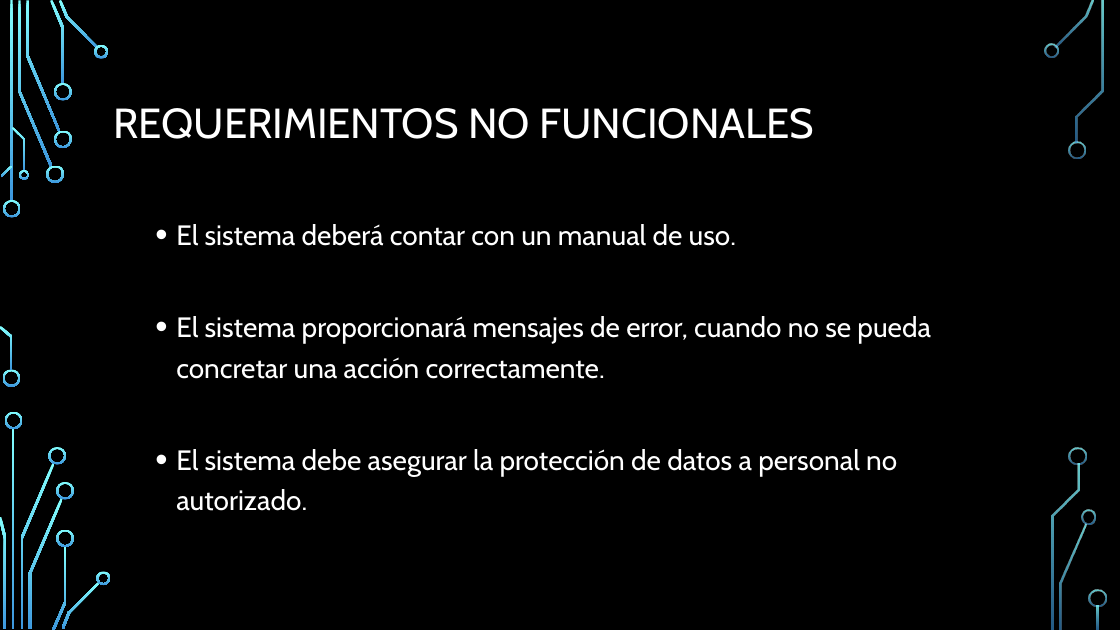
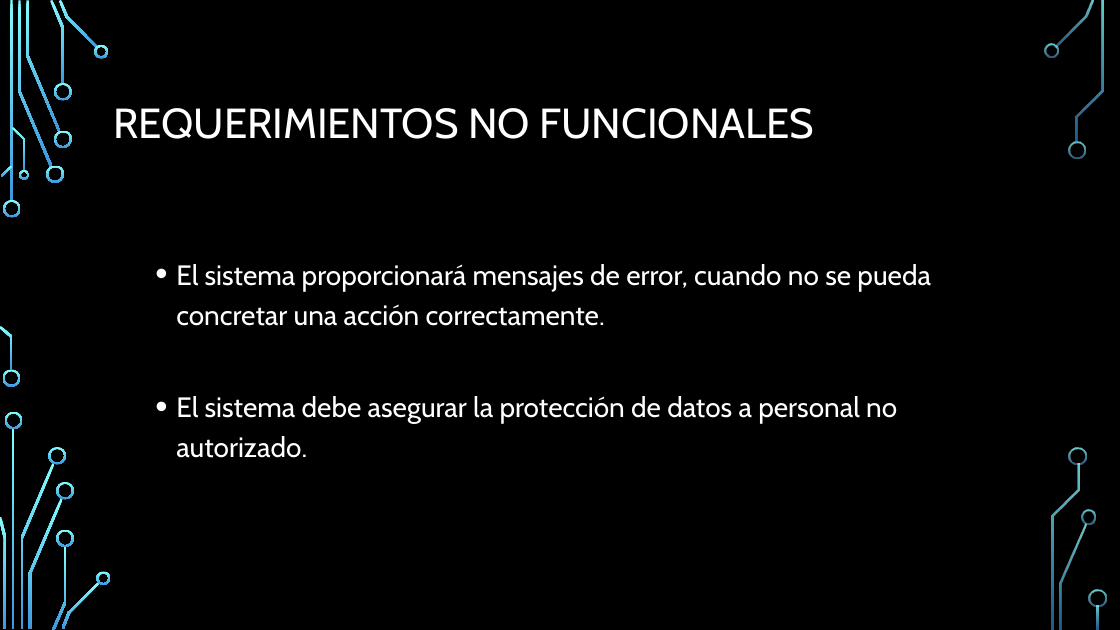
Before and after one commit to Adescafu/INFO264_Proyecto, a slide deck: slide 6 of presentacion.pptx. Drawn at 1120x630 pixels with LibreOffice and Linux fonts; fonts in the diff are those of the drawing; background and template pictures are left out. Boxes give left, top, right and bottom in pixels: in the first picture for what was removed or moved away, otherwise in the second. Text is boxed around its words. In the diff, an @@ line names an element or a change of style, - is before the commit and + after.

```diff
--- a/presentacion.pptx
+++ b/presentacion.pptx
@@ text at (x1=176, y1=224, x2=736, y2=246): paragraph removed @@
-  • El sistema deberá contar con un manual de uso.
```
Also in this commit, not shown: 7 other slides changed, 3 slides added, 1 slide removed, 2 other files.
